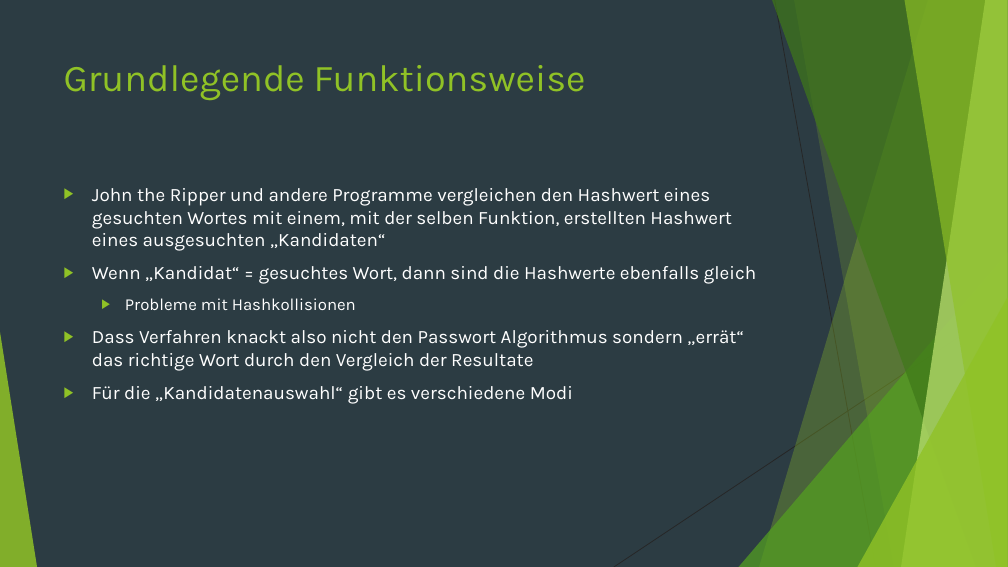
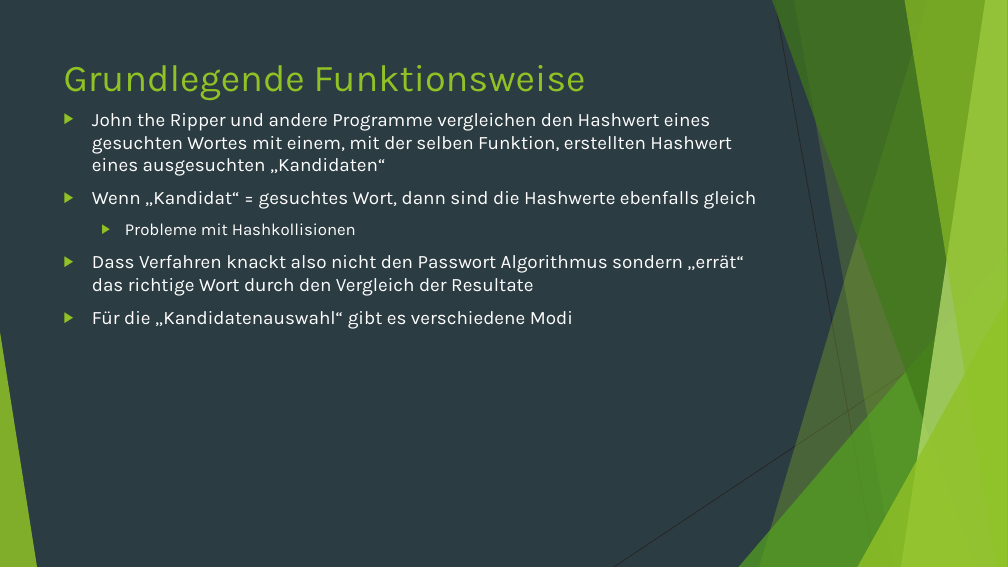
Before and after one commit to StefanSchuck/JohnTheRipperVortrag, a slide deck: slide 7 of Vortrag.pptx (slide 6 before the commit). Drawn at 1008x567 pixels with LibreOffice and Linux fonts; fonts in the diff are those of the drawing. Boxes give left, top, right and bottom in pixels: in the first picture for what was removed or moved away, otherwise in the second. Text is boxed around its words. In the diff, an @@ line names an element or a change of style, - is before the commit and + after.

```diff
--- a/Vortrag.pptx
+++ b/Vortrag.pptx
@@ text "John the Ripper und andere ...": place and size @@
-text "John the Ripper und andere ..." at bbox=[92, 188, 756, 404]
+text "John the Ripper und andere ..." at bbox=[92, 113, 756, 329]
```
Also in this commit, not shown: 8 other slides changed, 3 slides added, 5 slides removed, 1 other file.
